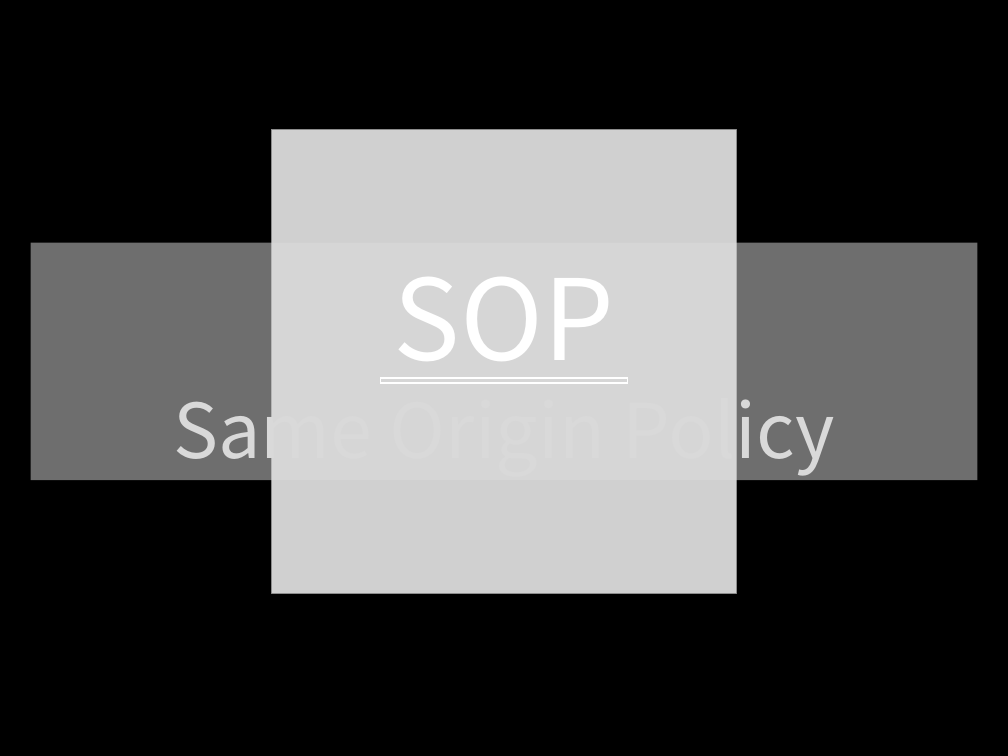
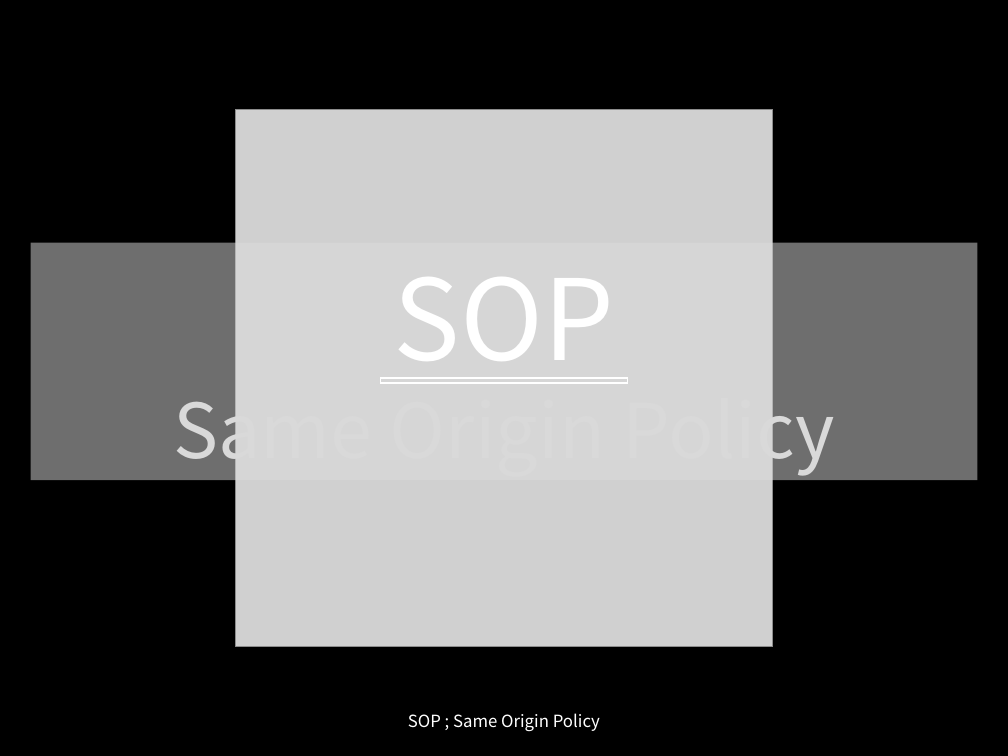
Before and after one commit to yusooo/Hacking, a slide deck: slide 25 of 웹해킹 정리.pptx. Drawn at 1008x756 pixels with LibreOffice and Linux fonts; fonts in the diff are those of the drawing; grey boxes stand for pictures. Boxes give left, top, right and bottom in pixels: in the first picture for what was removed or moved away, otherwise in the second. Text is boxed around its words. In the diff, an @@ line names an element or a change of style, - is before the commit and + after.

```diff
--- a/웹해킹 정리.pptx
+++ b/웹해킹 정리.pptx
@@ picture: place and size @@
-picture at [272,129,737,594]
+picture at [235,109,772,646]
@@ text added at [408,713,600,731], 12 pt, text #FFFFFF @@
+SOP ; Same Origin Policy
```
Also in this commit, not shown: 2 other slides changed, 4 slides added.
